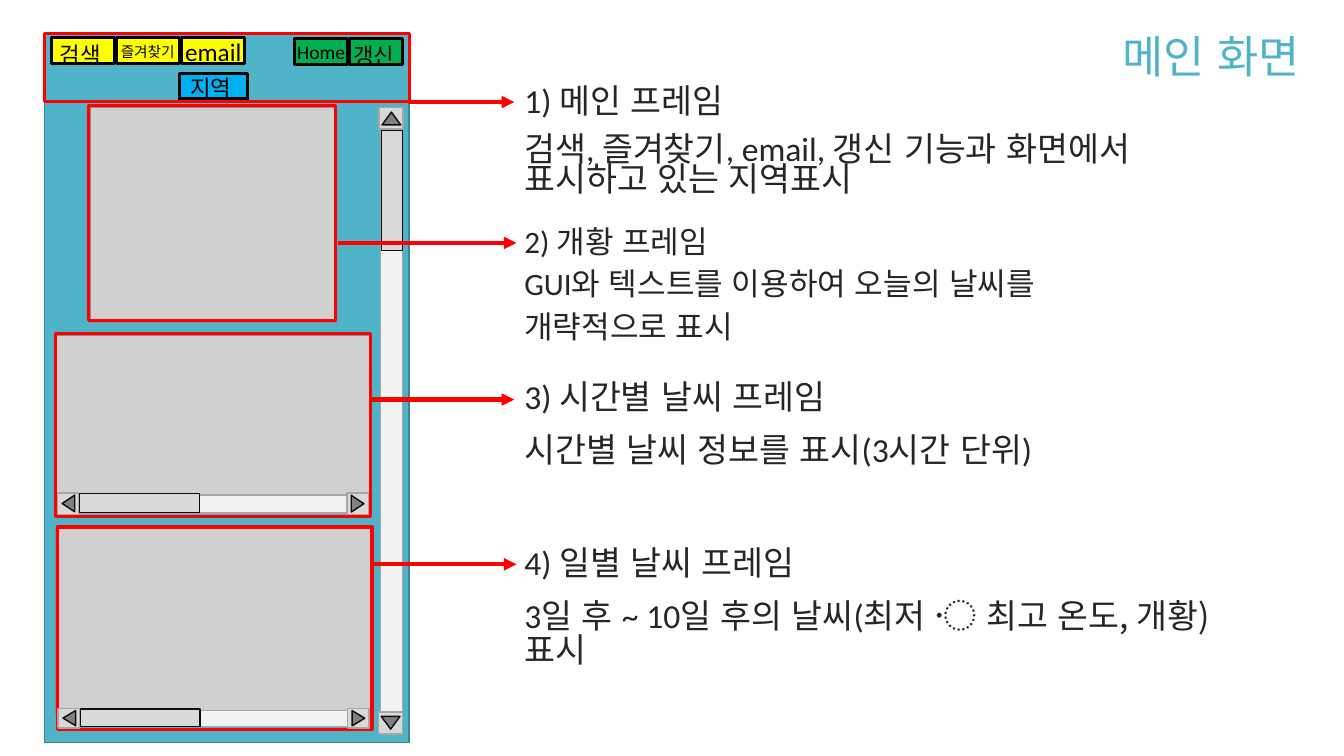
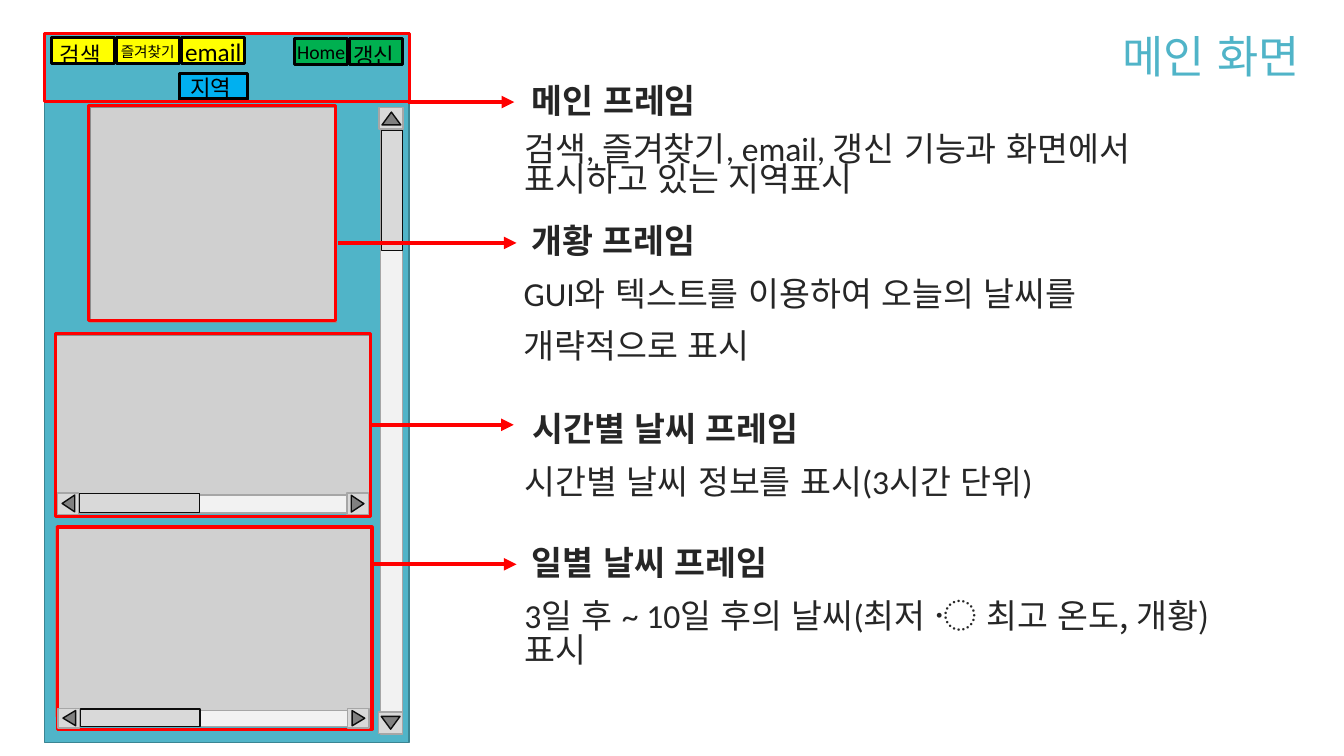
Before and after one commit to 1TAEK/ScriptLanguage-TermProject, a slide deck: slide 6 of 기획/2019스크립트언어 ㅌㅌ팀 기획발표.pptx. Drawn at 1344x756 pixels with LibreOffice and Linux fonts; fonts in the diff are those of the drawing; grey boxes stand for pictures. Boxes give left, top, right and bottom in pixels: in the first picture for what was removed or moved away, otherwise in the second. Text is boxed around its words. In the diff, an @@ line names an element or a change of style, - is before the commit and + after.

```diff
--- a/기획/2019스크립트언어 ㅌㅌ팀 기획발표.pptx
+++ b/기획/2019스크립트언어 ㅌㅌ팀 기획발표.pptx
@@ text at box(532, 85, 696, 116): text changed; bold on @@
-1) 메인 프레임
+메인 프레임
@@ text at box(531, 224, 695, 256): text changed; size 22.2 to 24 pt; bold on @@
-2) 개황 프레임
+개황 프레임
@@ text at box(524, 278, 1077, 361): size 22.2 to 24 pt in "GUI와 텍스트를 이용하여 오늘의 날씨를", "개략적으로 표시"; line spacing 0.65 to 0.85 @@
@@ text "시간별 날씨 프레임": place and size @@
-text "시간별 날씨 프레임" at box(524, 381, 1032, 467)
+text "시간별 날씨 프레임" at box(525, 412, 1033, 499)
@@ text at box(532, 412, 799, 444): text changed; bold on @@
-3) 시간별 날씨 프레임
+시간별 날씨 프레임
@@ arrow moved from (370, 399) - (514, 399) to (369, 424) - (514, 424) @@
@@ text at box(532, 547, 767, 578): text changed; bold on @@
-4) 일별 날씨 프레임
+일별 날씨 프레임
```
Also in this commit, not shown: 3 other slides changed.
